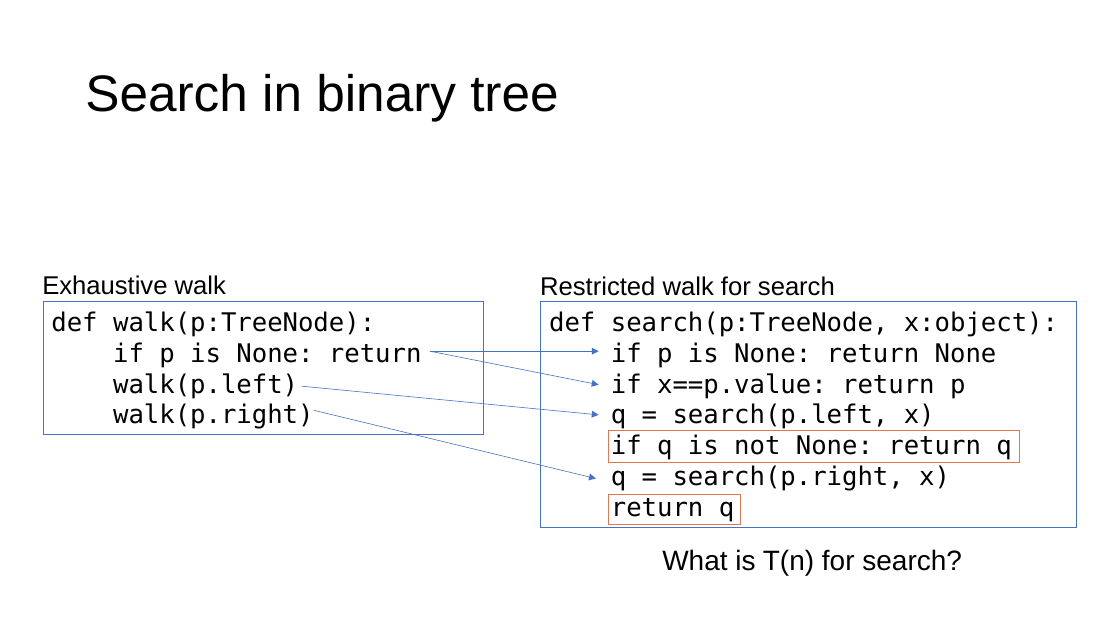
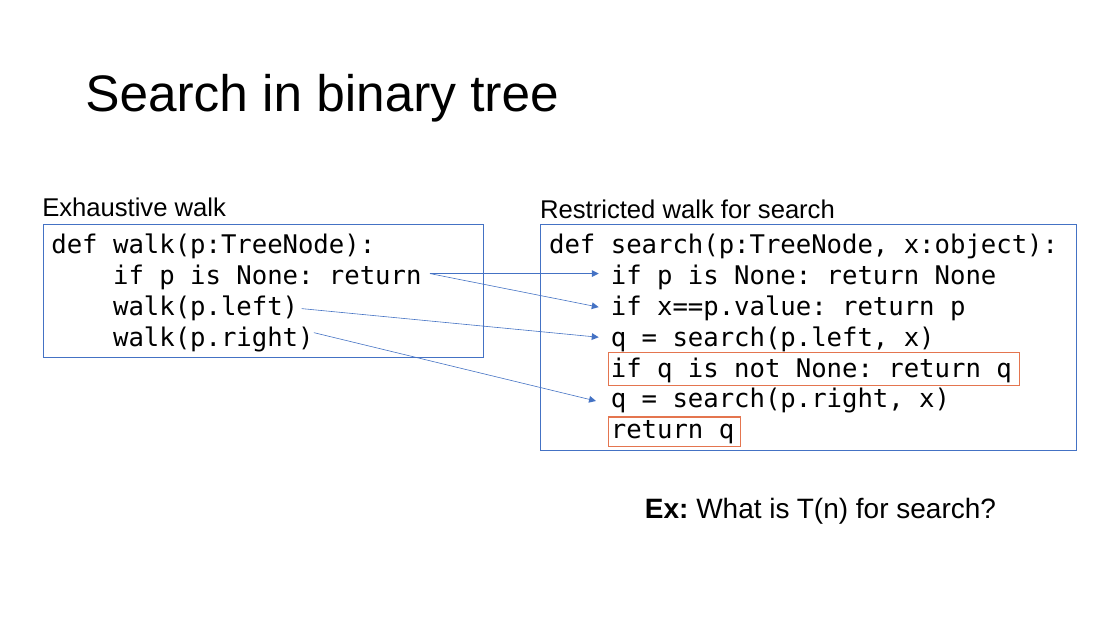
Before and after one commit to parrt/msds689, a slide deck: slide 8 of notes/walking-structures.pptx. Drawn at 1120x630 pixels with LibreOffice and Linux fonts; fonts in the diff are those of the drawing; background and template pictures are left out. Boxes give left, top, right and bottom in pixels: in the first picture for what was removed or moved away, otherwise in the second. Text is boxed around its words. In the diff, an @@ line names an element or a change of style, - is before the commit and + after.

```diff
--- a/notes/walking-structures.pptx
+++ b/notes/walking-structures.pptx
@@ 3 arrows: place and size @@
-3 arrows at [314, 351, 599, 479]
+3 arrows at [314, 274, 599, 401]
@@ 4 rectangles, 2 texts, 1 arrow: place and size @@
-4 rectangles, 2 texts, 1 arrow at [42, 275, 1077, 528]
+4 rectangles, 2 texts, 1 arrow at [42, 197, 1077, 450]
@@ text at [645, 497, 996, 523]: text changed @@
-What is T(n) for search?
+Ex: What is T(n) for search?
```
Also in this commit, not shown: 4 other slides changed, 4 other files.
